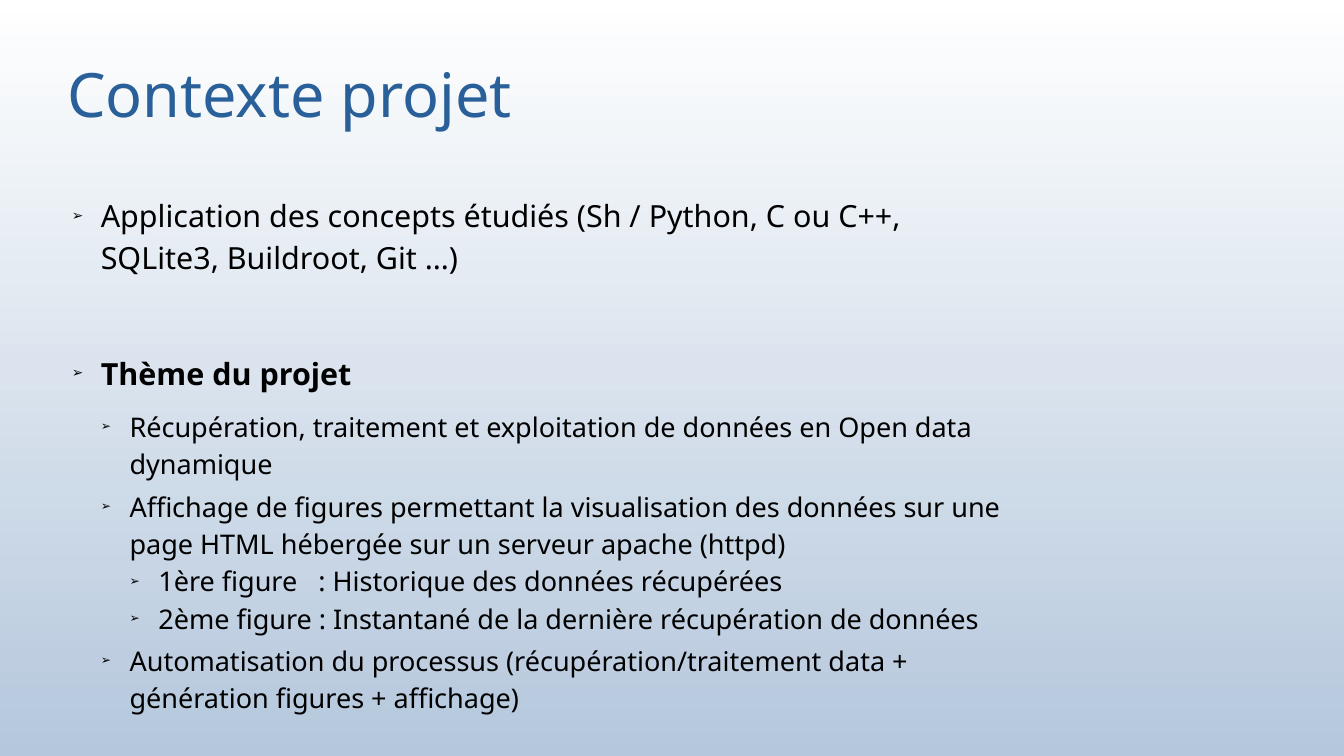
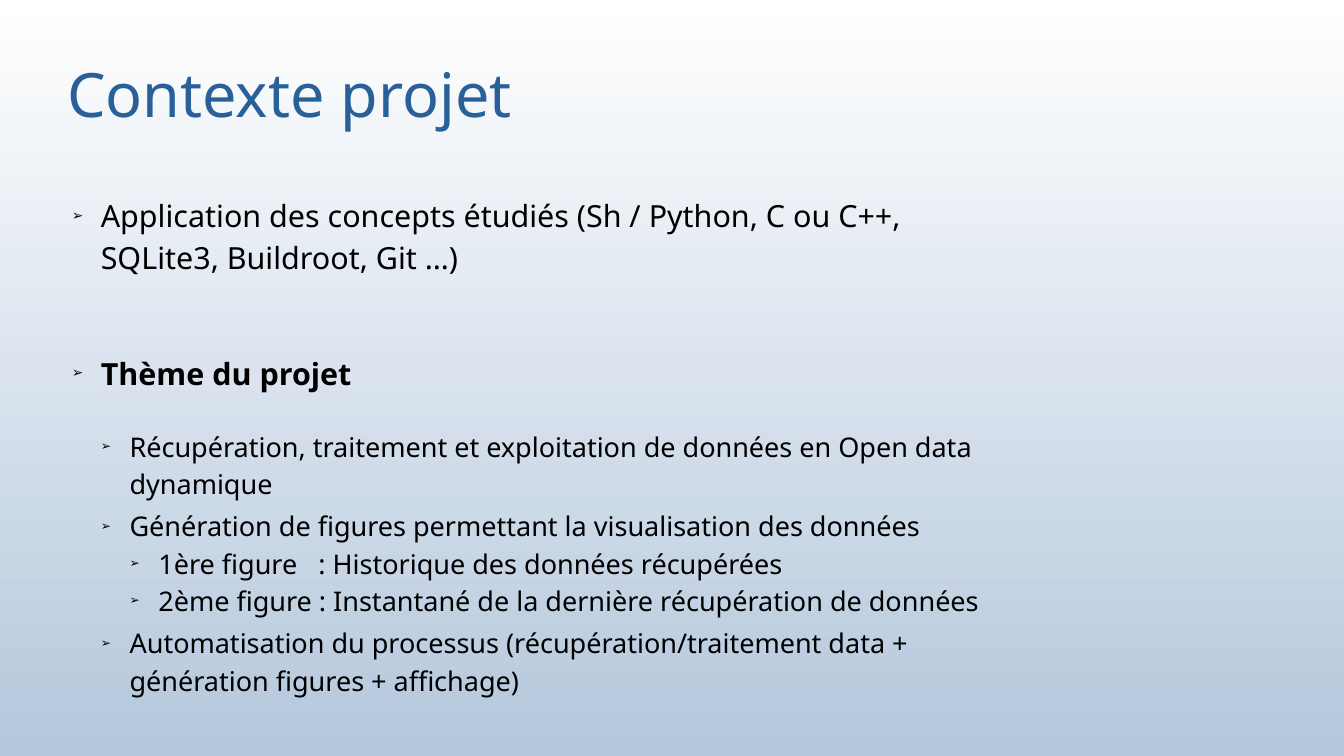
Before and after one commit to bauj/AJC_projet_belib, a slide deck: slide 7 of presentation_projetV2.odp. Drawn at 1344x756 pixels with LibreOffice and Linux fonts; fonts in the diff are those of the drawing. Boxes give left, top, right and bottom in pixels: in the first picture for what was removed or moved away, otherwise in the second. Text is boxed around its words. In the diff, an @@ line names an element or a change of style, - is before the commit and + after.

```diff
--- a/presentation_projetV2.odp
+++ b/presentation_projetV2.odp
@@ subtitle at [130, 515, 920, 543]: text changed @@
-  ➢ Affichage de figures permettant la visualisation des données sur une page HTML hébergée sur un serveur apache (httpd)
+  ➢ Génération de figures permettant la visualisation des données
```
Also in this commit, not shown: 20 other slides changed, 1 slide added, 5 other files.
